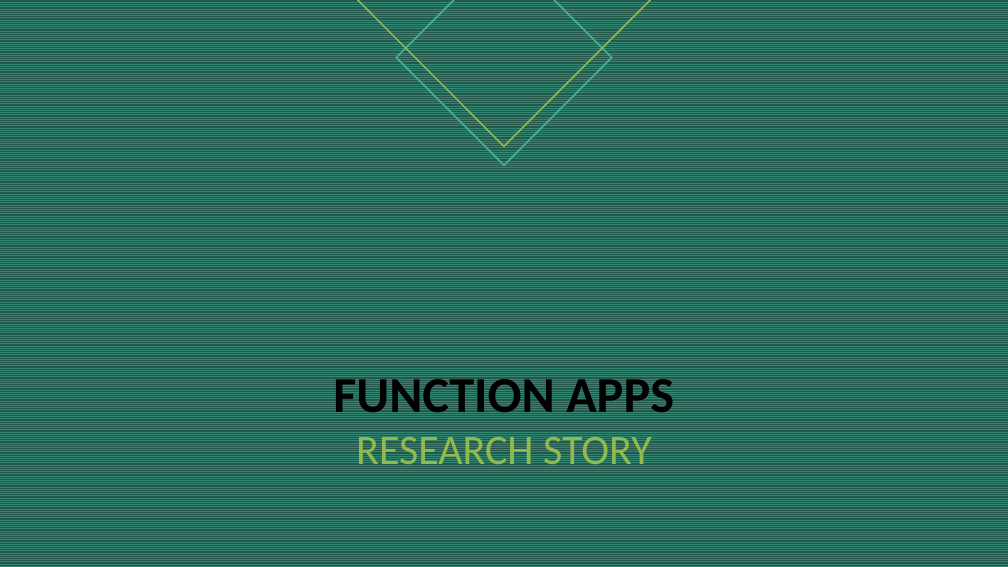
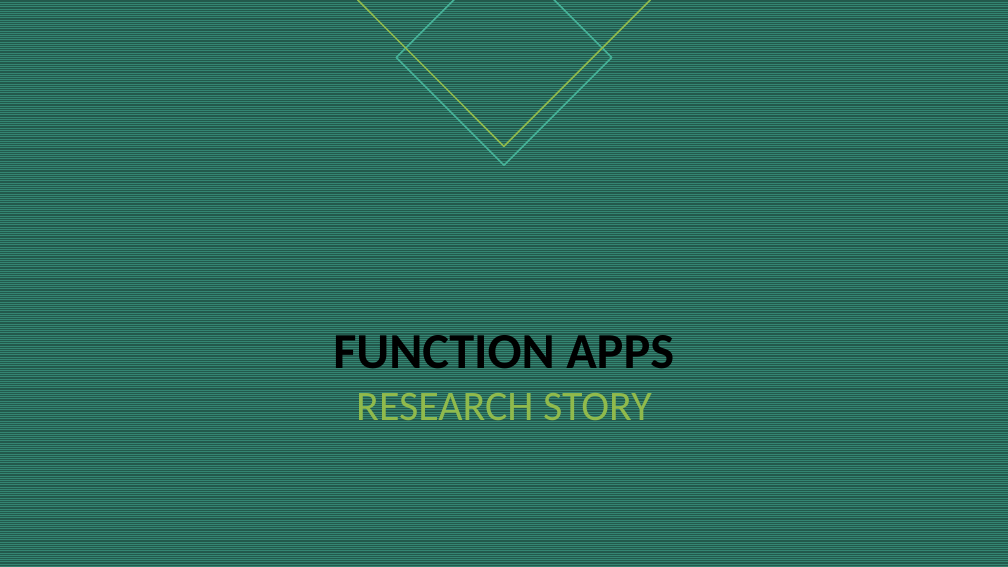
Before and after one commit to RamboBD/CloudMinorDocumenten, a slide deck: slide 1 of Function apps Research story.pptx. Drawn at 1008x567 pixels with LibreOffice and Linux fonts; fonts in the diff are those of the drawing; background and template pictures are left out. Boxes give left, top, right and bottom in pixels: in the first picture for what was removed or moved away, otherwise in the second. Text is boxed around its words. In the diff, an @@ line names an element or a change of style, - is before the commit and + after.

```diff
--- a/Function apps Research story.pptx
+++ b/Function apps Research story.pptx
@@ title "FUNCTION APPS RESEARCH STORY": place and size @@
-title "FUNCTION APPS RESEARCH STORY" at (333,370,674,473)
+title "FUNCTION APPS RESEARCH STORY" at (333,326,674,431)
```
Also in this commit, not shown: 2 other slides changed, 12 slides added.
